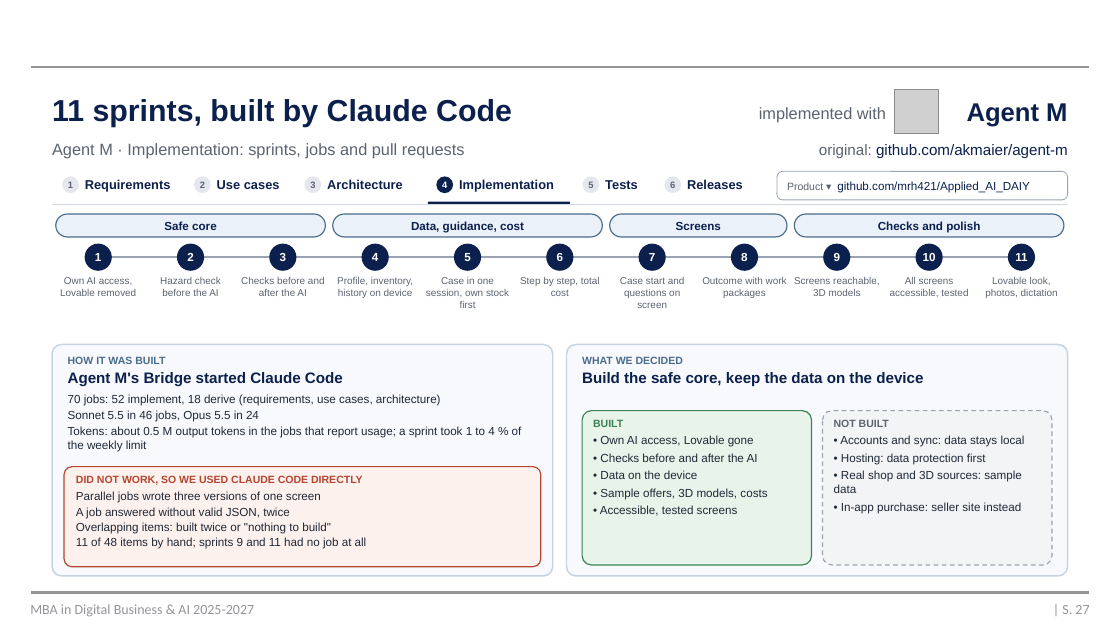
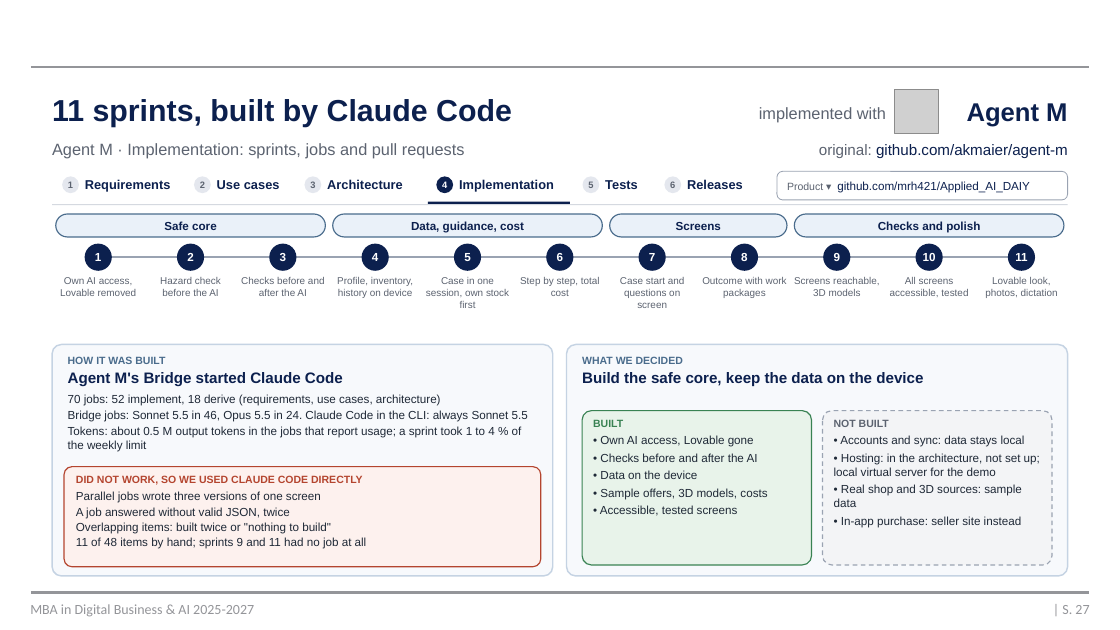
Before and after one commit to mrh421/Applied_AI_DAIY, a slide deck: slide 27 of presentation/DAIY_pre-presentation_v6.pptx. Drawn at 1120x630 pixels with LibreOffice and Linux fonts; fonts in the diff are those of the drawing; grey boxes stand for pictures; background and template pictures are left out. Boxes give left, top, right and bottom in pixels: in the first picture for what was removed or moved away, otherwise in the second. Text is boxed around its words. In the diff, an @@ line names an element or a change of style, - is before the commit and + after.

```diff
--- a/presentation/DAIY_pre-presentation_v6.pptx
+++ b/presentation/DAIY_pre-presentation_v6.pptx
@@ text at box(68, 410, 528, 422): text changed @@
-Sonnet 5.5 in 46 jobs, Opus 5.5 in 24
+Bridge jobs: Sonnet 5.5 in 46, Opus 5.5 in 24. Claude Code in the CLI: always Sonnet 5.5
@@ text at box(834, 453, 1040, 476): text changed @@
-• Hosting: data protection first
+• Hosting: in the architecture, not set up; local virtual server for the demo
```
Also in this commit, not shown: 1 other file.
